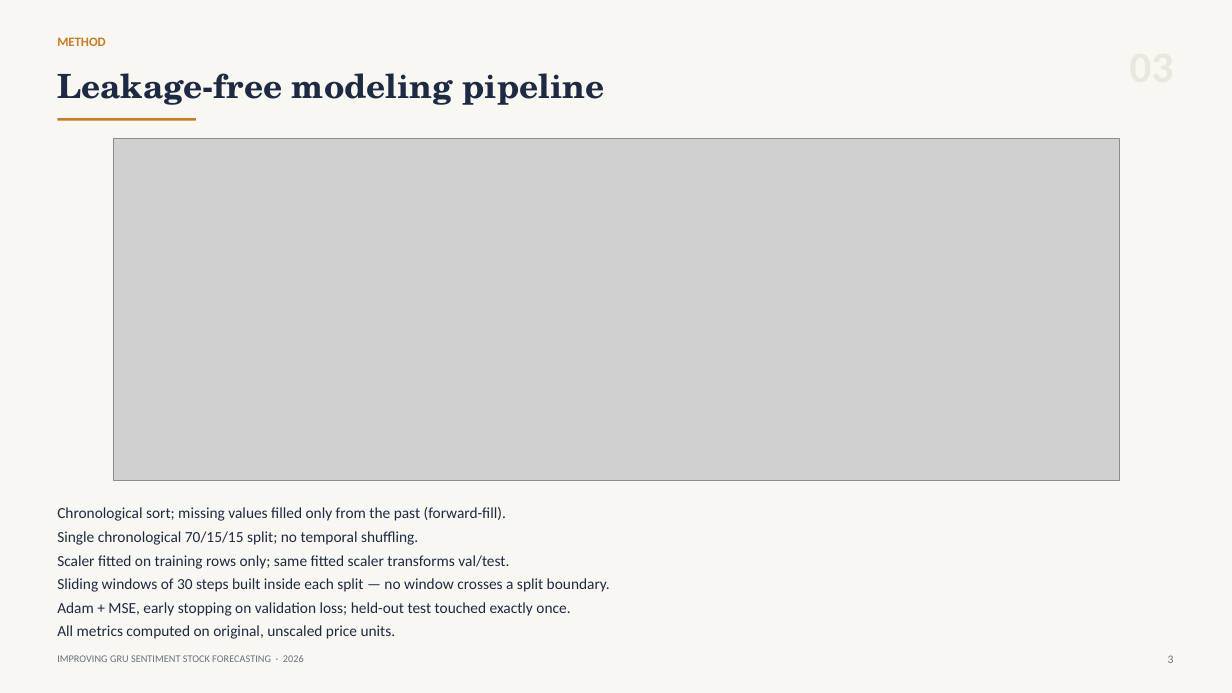
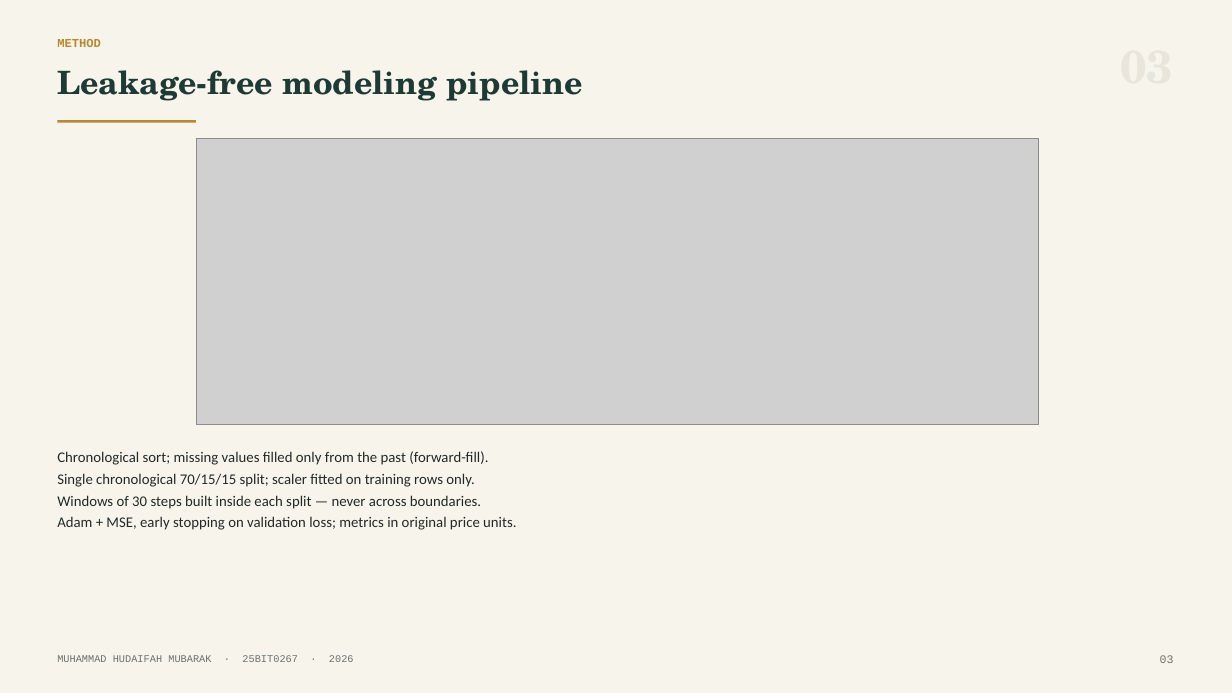
Before and after one commit to hudaifahwins/improving-gru-sentiment-stock-forecasting-padmakumari-maam, a slide deck: slide 4 of PROJECT_PRESENTATION.pptx. Drawn at 1232x693 pixels with LibreOffice and Linux fonts; fonts in the diff are those of the drawing; grey boxes stand for pictures. Boxes give left, top, right and bottom in pixels: in the first picture for what was removed or moved away, otherwise in the second. Text is boxed around its words. In the diff, an @@ line names an element or a change of style, - is before the commit and + after.

Commit message:
design: unify pine/brass palette across deck and report; verified zero-overlap deck

```diff
--- a/PROJECT_PRESENTATION.pptx
+++ b/PROJECT_PRESENTATION.pptx
@@ rectangle at box(0, 0, 1232, 693): fill #F8F7F2 to #F7F4EC @@
@@ text "METHOD" at box(57, 39, 101, 47): size 10 to 9.5 pt, font Calibri to Courier New, text colour #C87B28 to #B8892F @@
@@ text "Leakage-free modeling pipeline" at box(57, 70, 584, 101): size 26 to 25 pt, text colour #1E2A44 to #1E3A34 @@
@@ rectangle at box(57, 120, 196, 123): fill #C87B28 to #B8892F @@
@@ picture: place and size @@
-picture at box(114, 139, 1119, 481)
+picture at box(197, 139, 1040, 425)
@@ text "Chronological sort; missing values filled ...": place and size @@
-text "Chronological sort; missing values filled ..." at box(57, 507, 610, 639)
+text "Chronological sort; missing values filled ..." at box(57, 451, 516, 530)
@@ text at box(57, 473, 516, 530): text changed; size 12 to 11.5 pt; text colour #1E2A44 to #222A26 @@
-Single chronological 70/15/15 split; no temporal shuffling.
-Scaler fitted on training rows only; same fitted scaler transforms val/test.
-Sliding windows of 30 steps built inside each split — no window crosses a split boundary.
-Adam + MSE, early stopping on validation loss; held-out test touched exactly once.
-All metrics computed on original, unscaled price units.
+Single chronological 70/15/15 split; scaler fitted on training rows only.
+Windows of 30 steps built inside each split — never across boundaries.
+Adam + MSE, early stopping on validation loss; metrics in original price units.
@@ text at box(57, 451, 488, 465): size 12 to 11.5 pt, text colour #1E2A44 to #222A26 in "Chronological sort; missing values filled only from ..."; less space between paragraphs @@
@@ text at box(57, 655, 354, 662): text changed; font Calibri to Courier New; text colour #6A7280 to #6B736B @@
-IMPROVING GRU SENTIMENT STOCK FORECASTING · 2026
+MUHAMMAD HUDAIFAH MUBARAK · 25BIT0267 · 2026
@@ text at box(1160, 655, 1174, 663): text changed; font Calibri to Courier New; text colour #6A7280 to #6B736B @@
-3
+03
```
Also in this commit, not shown: 11 other slides changed, 1 other file.
